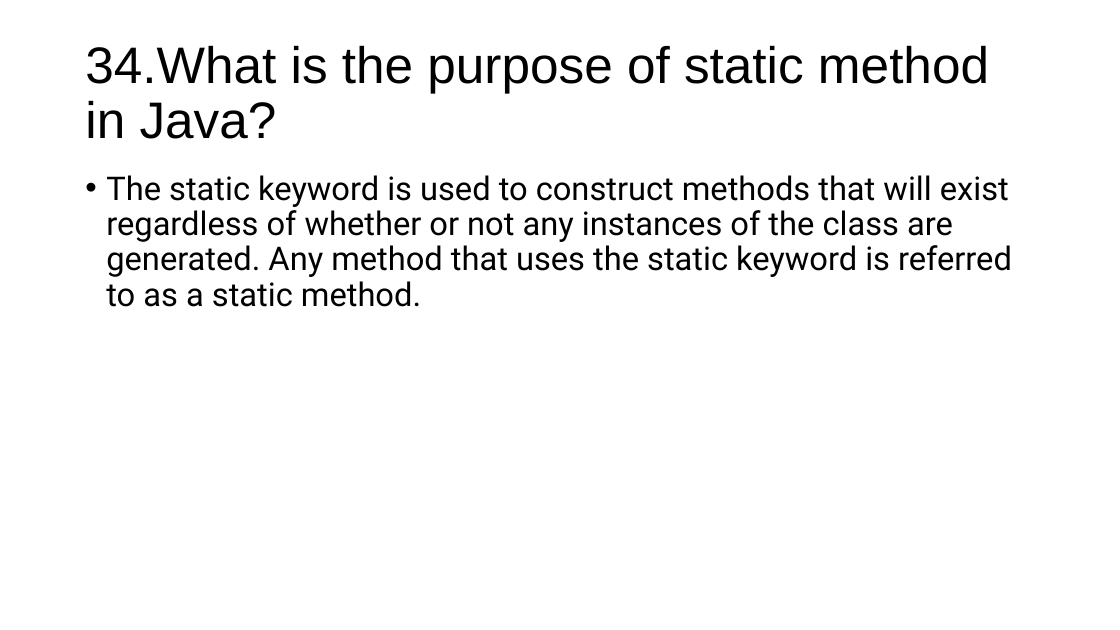
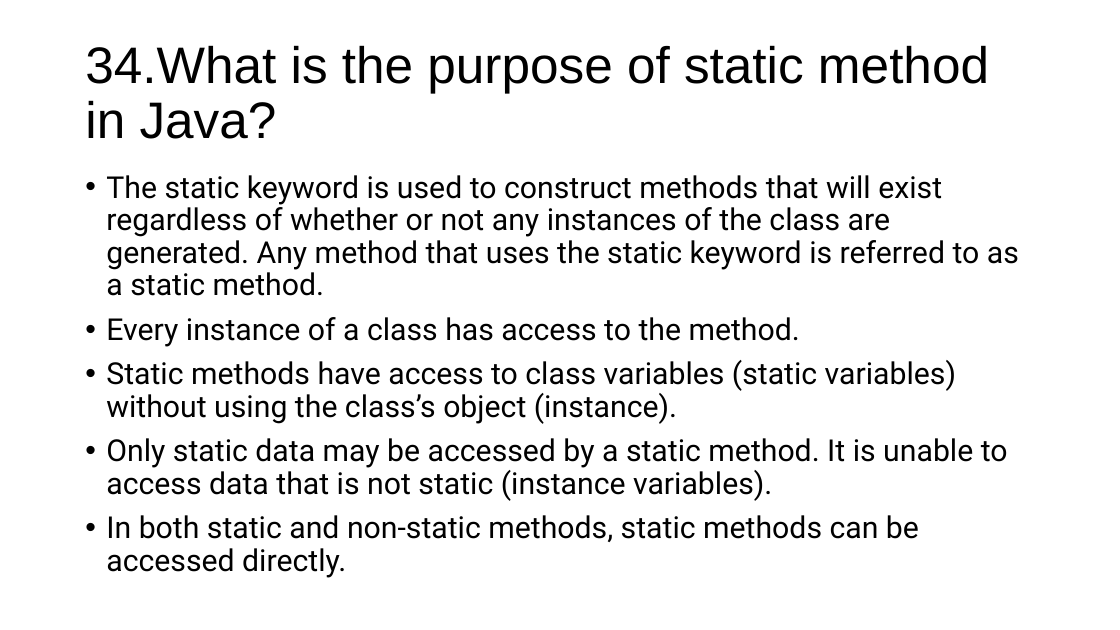
Before and after one commit to Marvioo/Cogent, a slide deck: slide 2 of Java Basics/Java Basics 4.pptx. Drawn at 1120x630 pixels with LibreOffice and Linux fonts; fonts in the diff are those of the drawing. Boxes give left, top, right and bottom in pixels: in the first picture for what was removed or moved away, otherwise in the second. Text is boxed around its words. In the diff, an @@ line names an element or a change of style, - is before the commit and + after.

```diff
--- a/Java Basics/Java Basics 4.pptx
+++ b/Java Basics/Java Basics 4.pptx
@@ text at bbox=[106, 175, 1019, 296]: size 28 to 25.9 pt in "The static keyword is used to construct ..." @@
@@ text at bbox=[106, 317, 1008, 578]: paragraphs added @@
+• Every instance of a class has access to the method.
+• Static methods have access to class variables (static variables) without using the class’s object (instance).
+• Only static data may be accessed by a static method. It is unable to access data that is not static (instance variables).
+• In both static and non-static methods, static methods can be accessed directly.
```
Also in this commit, not shown: 3 other slides changed, 7 other files.
